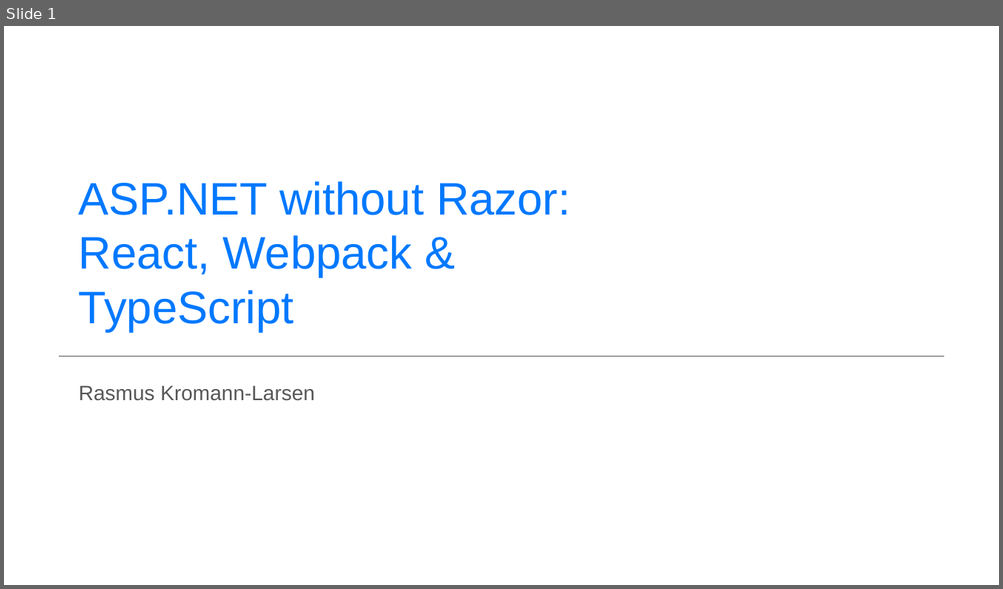
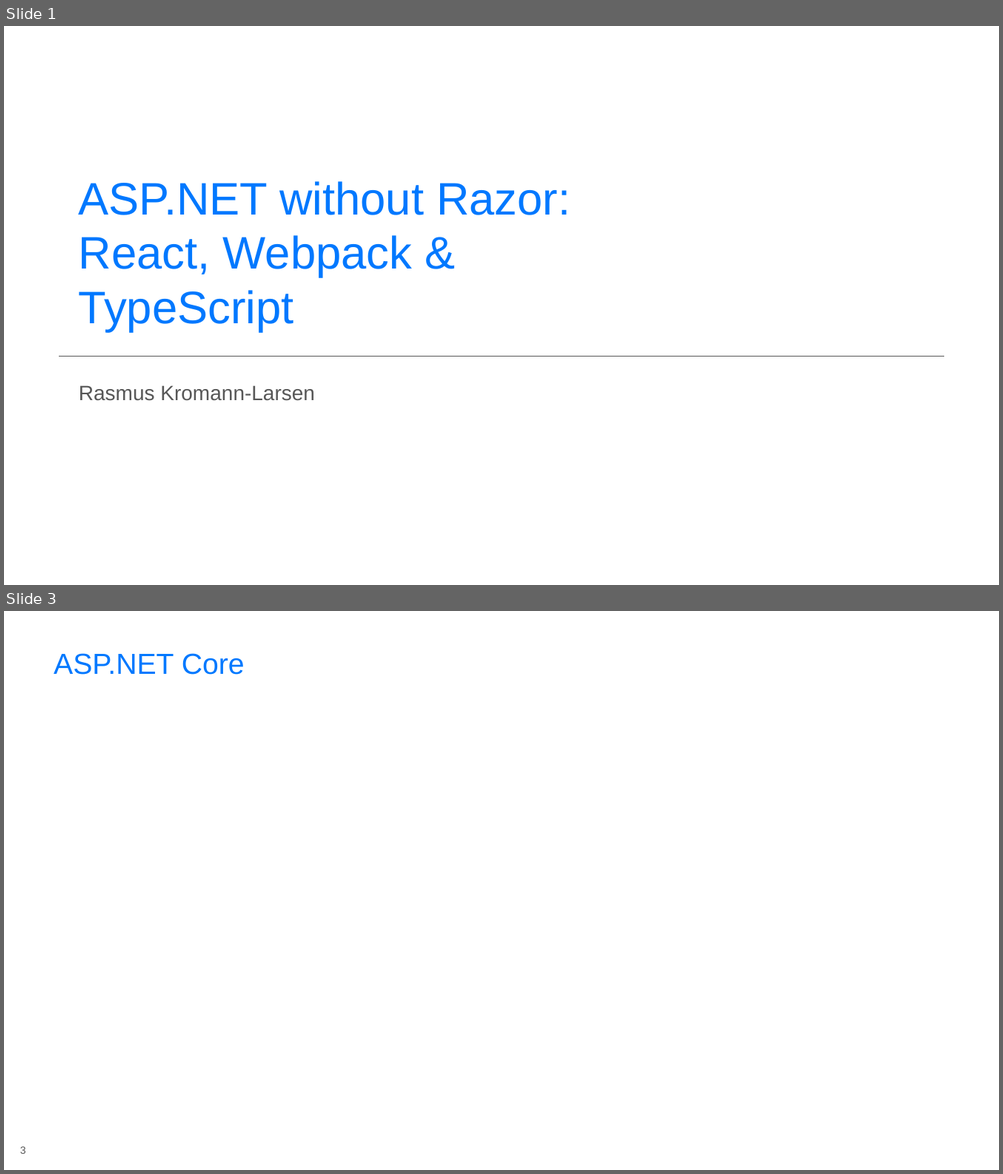
Before and after one commit to rasmuskl/react-webpack-typescript, a slide deck: notes/Presentation.pptx. Shown one above the other, each under a label of ours: slide 1 before the commit, slides 1 and 3 after it; the slides between them are not shown. The pictures are 1003x589 and 1003x1174 pixels, drawn with LibreOffice and Linux fonts; fonts in the diff are those of the drawing; background and template pictures are left out. Boxes give left, top, right and bottom in pixels: in the first picture for what was removed or moved away, otherwise in the second. Text is boxed around its words. In the diff, an @@ line names an element or a change of style, - is before the commit and + after.

```diff
--- a/notes/Presentation.pptx
+++ b/notes/Presentation.pptx
@@ slide 3 added at [4,611,999,1170], background #FFFFFF @@
@@ title added at [54,653,244,675], 28 pt, text #0078FF @@
+ASP.NET Core
@@ page number added at [20,1147,26,1154], 10 pt, text #575757 @@
+3
```
Also in this commit, not shown: 1 slide changed, 11 other files.
